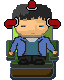
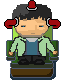
Layers edited between the first and the second 64×80 image:
painted on "Layer 5" over [10, 36, 55, 56]
